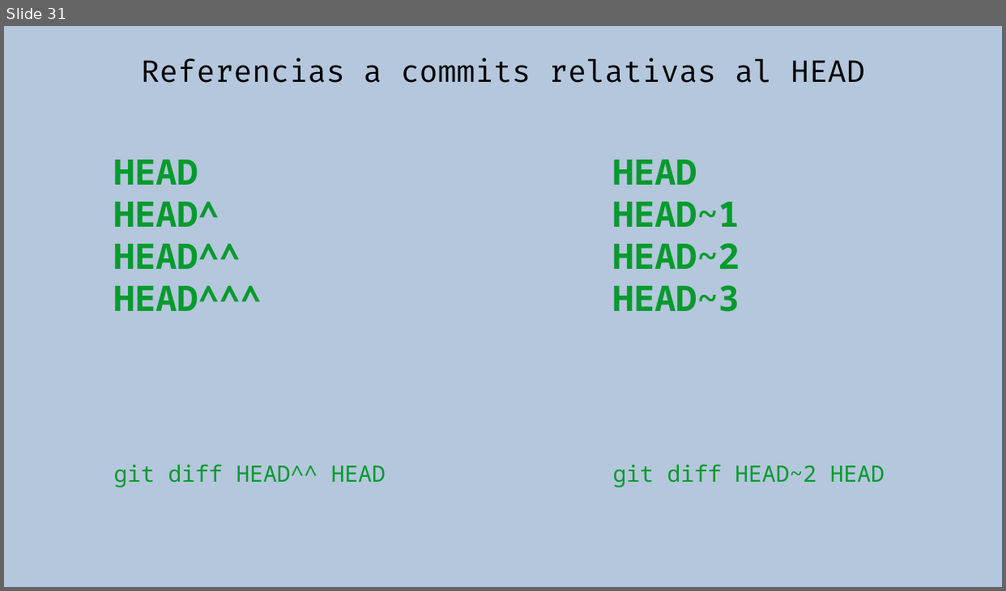
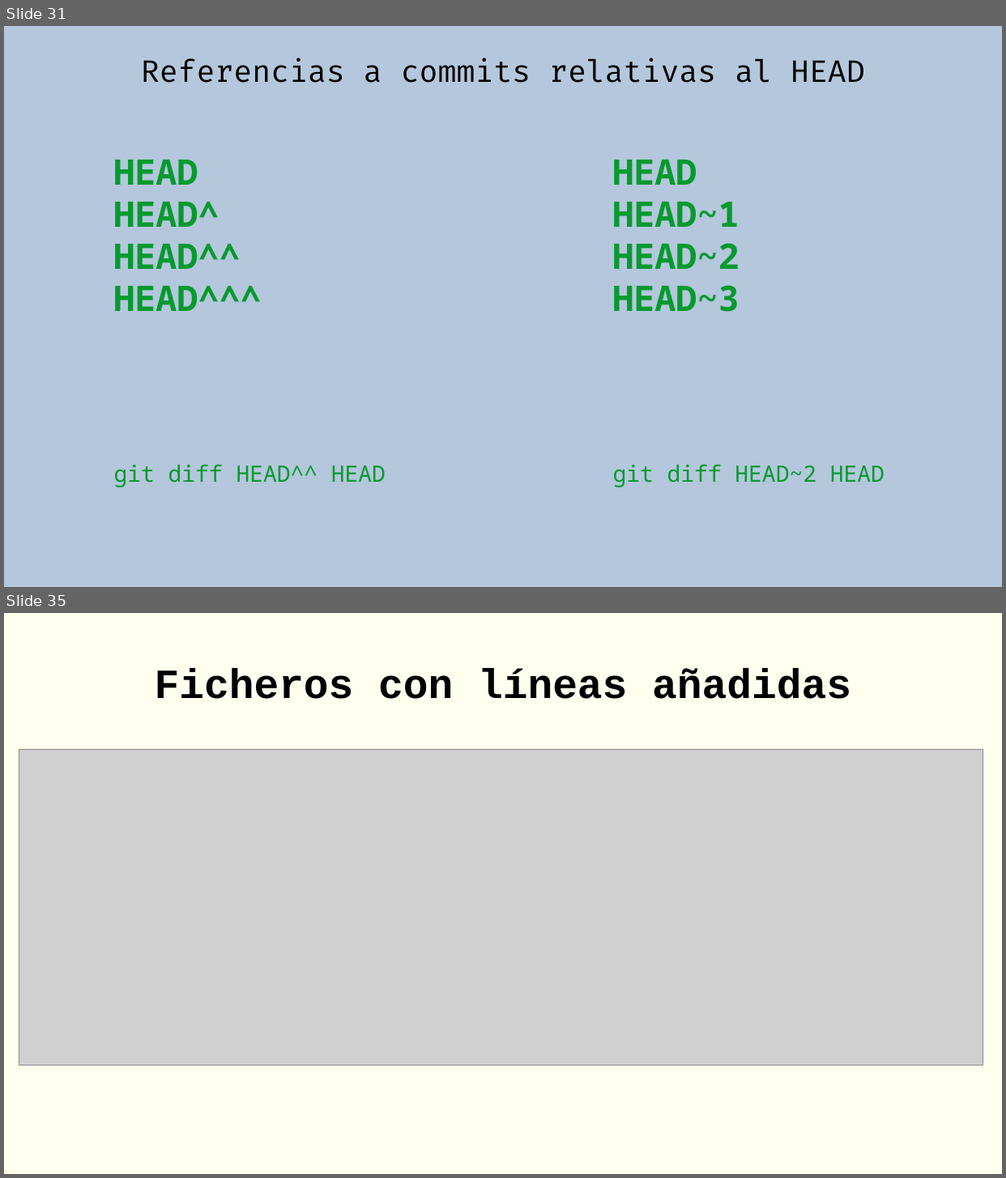
Before and after one commit to rgmf/eed2425, a slide deck: ut/02_control_de_versiones/presentacion/02_git_local.odp. Shown one above the other, each under a label of ours: slide 31 before the commit, slides 31 and 35 after it; the slides between them are not shown. The pictures are 1006x591 and 1006x1178 pixels, drawn with LibreOffice and Linux fonts; fonts in the diff are those of the drawing; grey boxes stand for pictures. Boxes give left, top, right and bottom in pixels: in the first picture for what was removed or moved away, otherwise in the second. Text is boxed around its words. In the diff, an @@ line names an element or a change of style, - is before the commit and + after.

```diff
--- a/ut/02_control_de_versiones/presentacion/02_git_local.odp
+++ b/ut/02_control_de_versiones/presentacion/02_git_local.odp
@@ slide 35 added at box(4, 613, 1002, 1174), background #FFFFF0 @@
@@ title added at box(155, 668, 851, 699), 33 pt, text #000000, bold @@
+Ficheros con líneas añadidas
@@ picture added at box(19, 750, 983, 1066) @@
```
Also in this commit, not shown: 1 slide changed, 7 other slides added, 2 slides removed, 1 other file.
